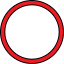
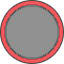
The second (64, 64) image is a revision of the first. Changes to its layers:
"Ellipse 1": opacity 100% → 75%, painted on it, unmasked it over (x1=0, y1=0, x2=64, y2=64)
